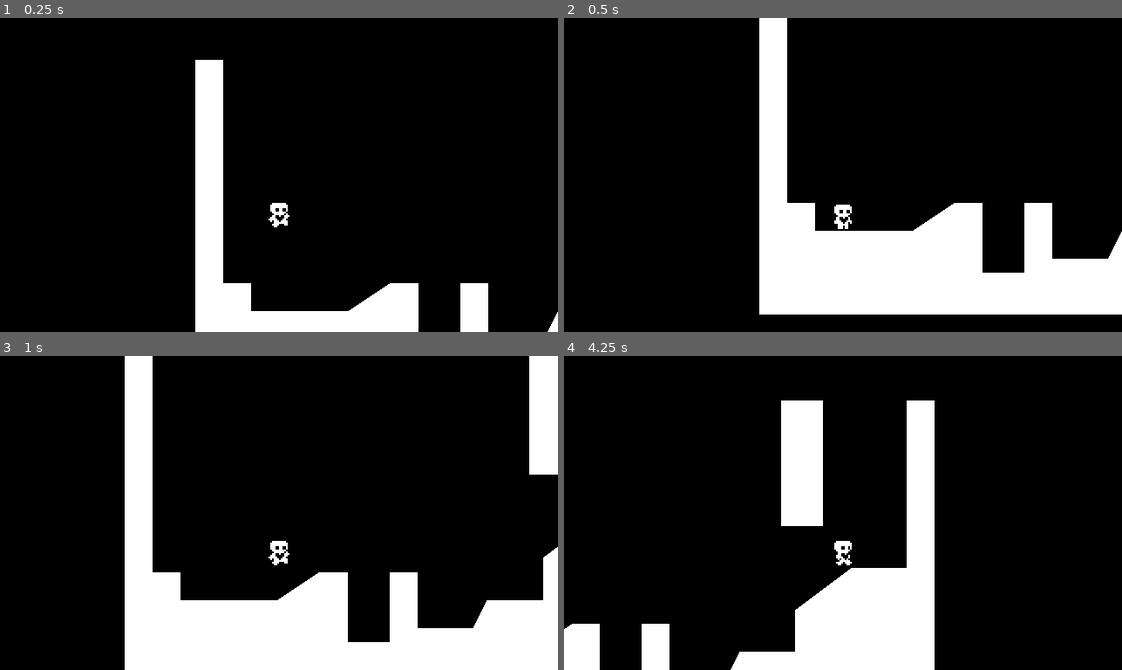
Above: before the commit, frames 1-4 (two rows, left to right).
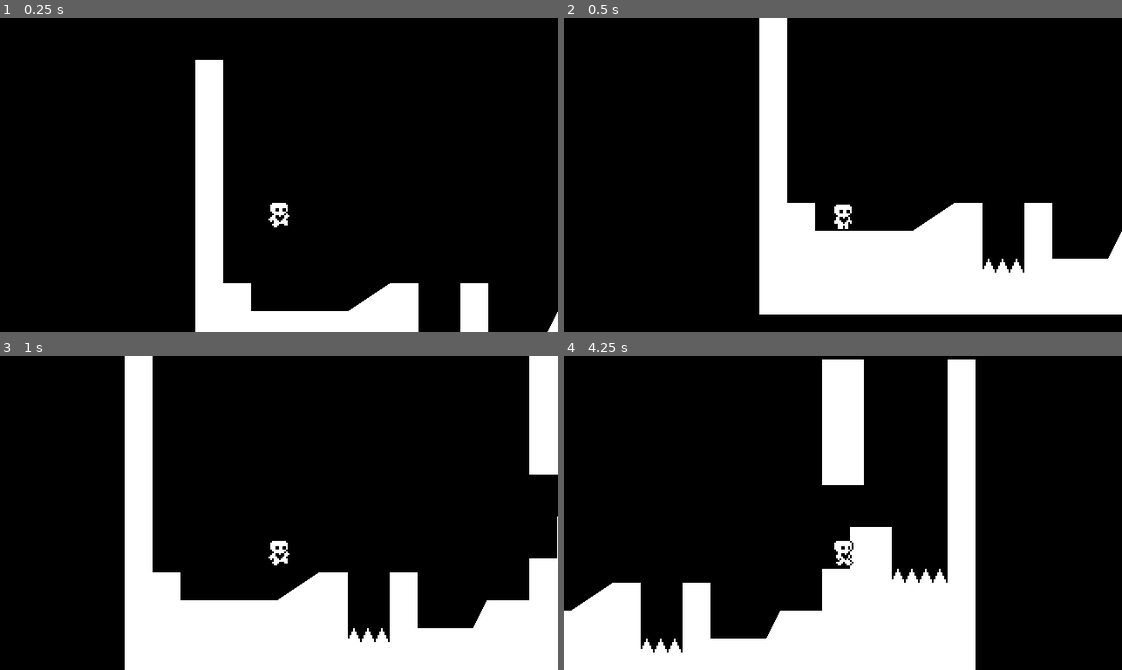
Above: after the commit, the same moments.

Repository: josed5001/heartPlatformerha
Game: Godot game, scene res://scenes/world.tscn
The game is run twice, just before and just after one commit, with the same random seed, the same clock (stepped at 60 frames per second) and the same inputs.
Inputs:
- Up to frame 1 (0.25 s): no input
- Up to frame 2 (0.5 s): no input
- Up to frame 3 (1 s): hold D (action_right) from 0.53 s (still down); tap Space (action_space) at 0.6 s
- Up to frame 4 (4.25 s): tap Space (action_space) every 0.75 s from 1.35 to 3.6 s; release D (action_right) at 2.03 s; hold A (action_left) 2.03-2.78 s; hold D (action_right) from 2.78 s (still down)

Frame 1 is identical in both runs. In frame 2, 0.2% of the frame differs, in the area x 75-83%, y 76-82%; in frame 3, 0.6%; in frame 4, 21%, in the area x 0-74%, y 1-100%.

Commit message:
part5-1
part5 part 1

Diff:
--- a/project.godot
+++ b/project.godot
@@ -60,6 +60,12 @@
 ]
 }
 
+[layer_names]
+
+2d_physics/layer_1="World"
+2d_physics/layer_2="Player"
+2d_physics/layer_3="Hazards"
+
 [rendering]
 
 textures/canvas_textures/default_texture_filter=0
--- /dev/null
+++ b/scenes/hazard_area.tscn
@@ -0,0 +1,5 @@
+[gd_scene format=3 uid="uid://jftoda2y48pc"]
+
+[node name="HazardArea" type="Area2D"]
+collision_layer = 4
+collision_mask = 0
--- a/scenes/player.tscn
+++ b/scenes/player.tscn
@@ -81,7 +81,11 @@
 [sub_resource type="RectangleShape2D" id="RectangleShape2D_exg4k"]
 size = Vector2(8, 16)
 
+[sub_resource type="RectangleShape2D" id="RectangleShape2D_qyfjx"]
+size = Vector2(6, 14)
+
 [node name="Player" type="CharacterBody2D"]
+collision_layer = 2
 floor_constant_speed = true
 floor_snap_length = 3.0
 script = ExtResource("1_2u2dq")
@@ -90,15 +94,23 @@
 [node name="AnimatedSprite2D" type="AnimatedSprite2D" parent="."]
 position = Vector2(0, -10)
 sprite_frames = SubResource("SpriteFrames_fteef")
-animation = &"run"
+animation = &"idle"
 
 [node name="CollisionShape2D" type="CollisionShape2D" parent="."]
 position = Vector2(0, -8)
 shape = SubResource("RectangleShape2D_exg4k")
 
 [node name="CoyoteJumpTimer" type="Timer" parent="."]
-wait_time = 0.2
+wait_time = 0.1
 one_shot = true
 
 [node name="Camera2D" type="Camera2D" parent="."]
 position = Vector2(2.08165e-12, -32)
+
+[node name="HazardDectector" type="Area2D" parent="."]
+collision_layer = 0
+collision_mask = 4
+
+[node name="CollisionShape2D" type="CollisionShape2D" parent="HazardDectector"]
+position = Vector2(0, -8)
+shape = SubResource("RectangleShape2D_qyfjx")
--- /dev/null
+++ b/scenes/spikes.tscn
@@ -0,0 +1,9 @@
+[gd_scene load_steps=2 format=3 uid="uid://g1jbty365wmq"]
+
+[ext_resource type="Texture2D" uid="uid://k3r00kfguieo" path="res://assets/spikes.png" id="1_wqlma"]
+
+[node name="Spikes" type="Node2D"]
+
+[node name="Sprite2D" type="Sprite2D" parent="."]
+position = Vector2(8, -8)
+texture = ExtResource("1_wqlma")
--- a/scenes/world.tscn
+++ b/scenes/world.tscn
@@ -1,7 +1,8 @@
-[gd_scene load_steps=4 format=3 uid="uid://bg32wokga74c8"]
+[gd_scene load_steps=5 format=3 uid="uid://bg32wokga74c8"]
 
 [ext_resource type="Script" path="res://scripts/world.gd" id="1_masge"]
 [ext_resource type="PackedScene" uid="uid://cwgsv3c8016n6" path="res://scenes/player.tscn" id="2_6qwfj"]
+[ext_resource type="PackedScene" uid="uid://g1jbty365wmq" path="res://scenes/spikes.tscn" id="3_4ag31"]
 
 [sub_resource type="RectangleShape2D" id="RectangleShape2D_vclwt"]
 size = Vector2(24, 72)
@@ -10,9 +11,10 @@
 script = ExtResource("1_masge")
 
 [node name="StaticBody2D" type="StaticBody2D" parent="."]
+collision_mask = 0
 
 [node name="CollisionPolygon2D" type="CollisionPolygon2D" parent="StaticBody2D"]
-polygon = PackedVector2Array(16, 0, 16, 80, 16, 128, 32, 128 …(80 unchanged characters)… 68, 128, 168, 160, 200, 160, 208, 144, 240, 144, 240, 120, 272, 96, 288, 96, 304, 96, 304, 0, 320, 0, 320, 192, 280, 192, 0, 192, 0, 0)
+polygon = PackedVector2Array(16, 0, 16, 80, 16, 128, 32, 128 …(80 unchanged characters)… 68, 128, 168, 160, 200, 160, 208, 144, 232, 144, 232, 120, 248, 120, 248, 96, 271.75, 96, 272, 128, 304, 128, 304, 96, 304, 0, 320, 0, 320, 192, 280, 192, 0, 192, 0, 0)
 
 [node name="Polygon2D" type="Polygon2D" parent="StaticBody2D/CollisionPolygon2D"]
 
@@ -20,6 +22,7 @@
 position = Vector2(48, 72)
 
 [node name="StaticBody2D2" type="StaticBody2D" parent="."]
+collision_mask = 0
 
 [node name="CollisionShape2D" type="CollisionShape2D" parent="StaticBody2D2"]
 position = Vector2(244, 36)
@@ -29,3 +32,15 @@
 offset_left = 232.0
 offset_right = 256.0
 offset_bottom = 72.0
+
+[node name="Spikes" parent="." instance=ExtResource("3_4ag31")]
+position = Vector2(128, 168)
+
+[node name="Spikes2" parent="." instance=ExtResource("3_4ag31")]
+position = Vector2(136, 168)
+
+[node name="Spikes3" parent="." instance=ExtResource("3_4ag31")]
+position = Vector2(272, 128)
+
+[node name="Spikes4" parent="." instance=ExtResource("3_4ag31")]
+position = Vector2(288, 128)
--- a/scripts/player.gd
+++ b/scripts/player.gd
@@ -52,7 +52,7 @@
 	if is_on_floor() or coyote_jump_timer.time_left > 0.0:
 		if Input.is_action_just_pressed("action_space"):
 			velocity.y = movement_data.jump_velocity
-	if not is_on_floor():
+	elif not is_on_floor():
 		if Input.is_action_just_released("action_space") and velocity.y < movement_data.jump_velocity /2:
 			velocity.y = movement_data.jump_velocity /2
 
Binary file added: assets/spikes.png
Not shown, added: assets/spikes.png.import
Not shown: 1 places in scenes/player.tscn that only renumber resources
